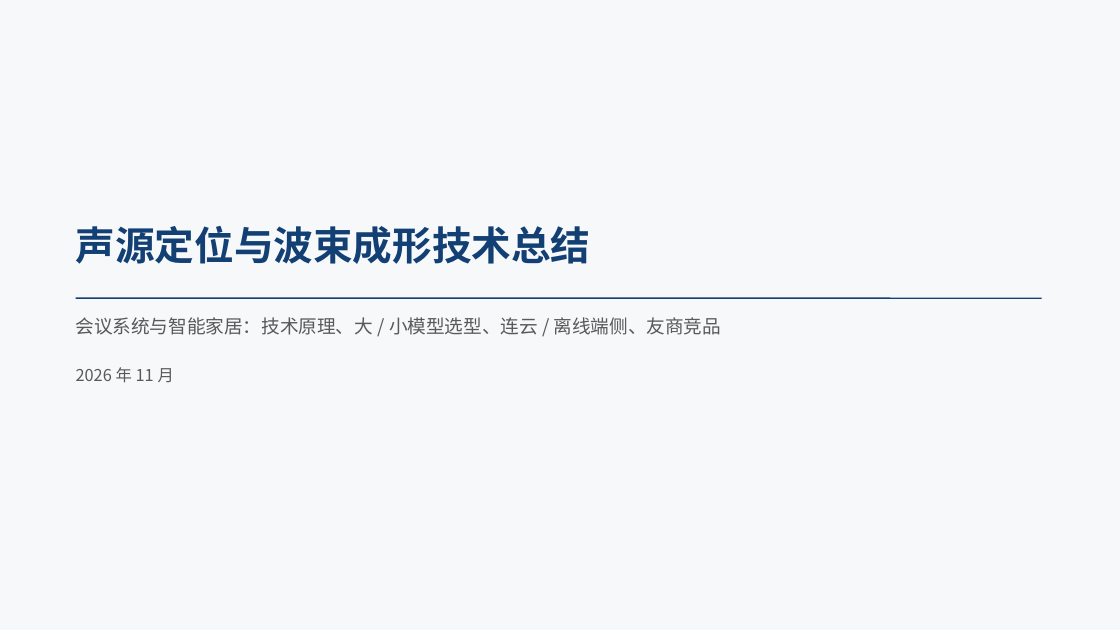
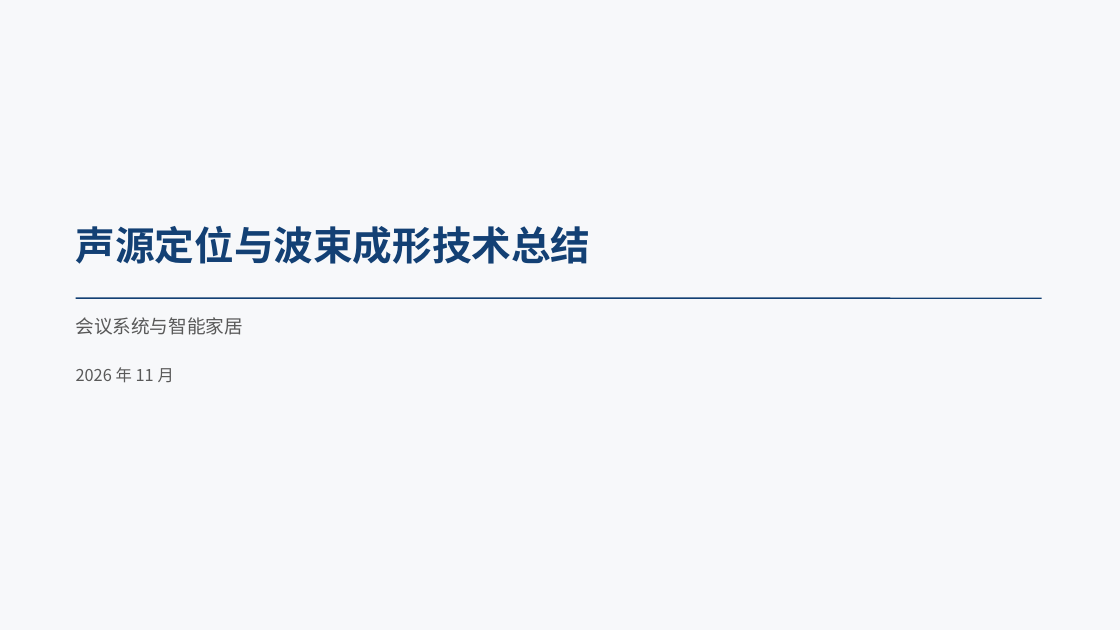
Before and after one commit to ZeroFoxxi/ssl-scene1, a slide deck: slide 1 of 01_场景一_摄像头声源定位/技术总结/声源定位与波束成形技术总结.pptx. Drawn at 1120x630 pixels with LibreOffice and Linux fonts; fonts in the diff are those of the drawing. Boxes give left, top, right and bottom in pixels: in the first picture for what was removed or moved away, otherwise in the second. Text is boxed around its words. In the diff, an @@ line names an element or a change of style, - is before the commit and + after.

```diff
--- a/01_场景一_摄像头声源定位/技术总结/声源定位与波束成形技术总结.pptx
+++ b/01_场景一_摄像头声源定位/技术总结/声源定位与波束成形技术总结.pptx
@@ text at bbox=[76, 317, 243, 335]: text changed @@
-会议系统与智能家居：技术原理、大 / 小模型选型、连云 / 离线端侧、友商竞品
+会议系统与智能家居
```
Also in this commit, not shown: 2 other files.
